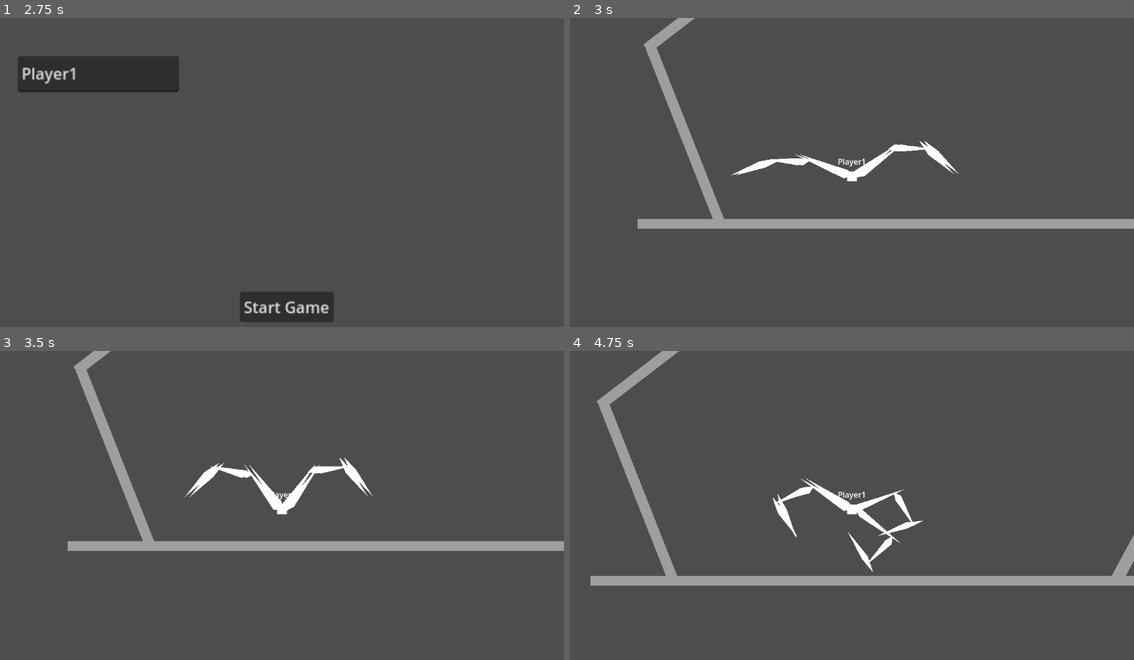
Above: before the commit, frames 1-4 (two rows, left to right).
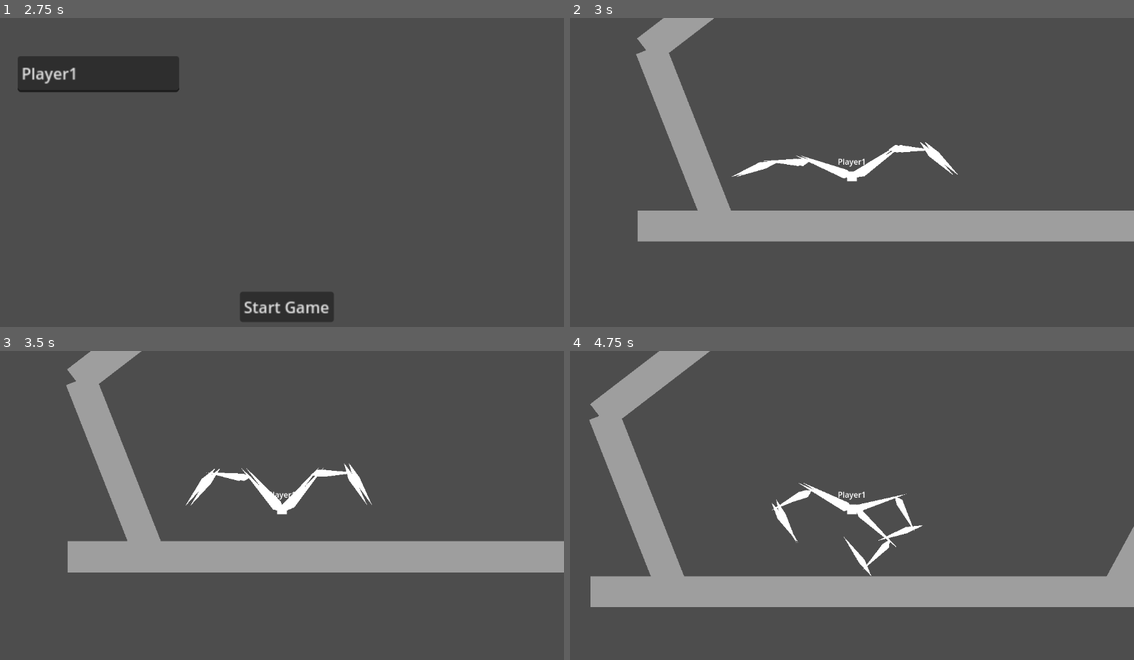
Above: after the commit, the same moments.

Repository: jalbr03/Immured
Game: Godot game, scene res://game.tscn
Two runs of this game, one before a commit and one after it. Both use one fixed random seed, a clock stepped at 60 frames per second and the inputs below.
Inputs (mouse positions are in pixels of both pictures, inside the frame that each line leads up to):
- Up to frame 1 (2.75 s): click (282, 187) at 0.52 s; type "12" at 0.6 s; click "Copy OID" at 1.25 s; click "Host" at 2 s
- Up to frame 2 (3 s): click "Start Game" at 2.75 s
- Up to frame 3 (3.5 s): no input
- Up to frame 4 (4.75 s): hold D (Right) 3.53-4.28 s; tap Space (Jump) at 3.77, 4.52 s; hold A (Left) from 4.28 s (still down)

Frame 1 is identical in both runs. In frame 2, 9.2% of the frame differs, in the area x 11-100%, y 0-73%; in frame 3, 9.8%; in frame 4, 12%, in the area x 3-100%, y 0-83%.

Commit message:
slight changes

Diff:
--- a/Levels/Level1.tscn
+++ b/Levels/Level1.tscn
@@ -12,7 +12,7 @@
 
 [node name="StaticBody2D" type="StaticBody2D" parent="."]
 position = Vector2(550, 633)
-scale = Vector2(66.605, 1)
+scale = Vector2(66.605, 3.155)
 
 [node name="ColorRect" type="ColorRect" parent="StaticBody2D"]
 offset_left = -10.0
@@ -28,7 +28,7 @@
 [node name="StaticBody2D2" type="StaticBody2D" parent="."]
 position = Vector2(-18, 452)
 rotation = 1.19549
-scale = Vector2(19.5323, 1.06331)
+scale = Vector2(19.5323, 3.155)
 
 [node name="ColorRect" type="ColorRect" parent="StaticBody2D2"]
 offset_left = -10.0
@@ -44,7 +44,7 @@
 [node name="StaticBody2D5" type="StaticBody2D" parent="."]
 position = Vector2(1053, 456)
 rotation = 2.06722
-scale = Vector2(19.5091, 1.26961)
+scale = Vector2(19.5091, 3.155)
 
 [node name="ColorRect" type="ColorRect" parent="StaticBody2D5"]
 offset_left = -10.0
@@ -60,7 +60,7 @@
 [node name="StaticBody2D3" type="StaticBody2D" parent="."]
 position = Vector2(58, 155)
 rotation = 2.48607
-scale = Vector2(19.5323, 1.06331)
+scale = Vector2(19.5323, 3.155)
 
 [node name="ColorRect" type="ColorRect" parent="StaticBody2D3"]
 offset_left = -10.0
@@ -76,7 +76,7 @@
 [node name="StaticBody2D4" type="StaticBody2D" parent="."]
 position = Vector2(396, 25)
 rotation = 3.0664
-scale = Vector2(19.5323, 1.06331)
+scale = Vector2(19.5323, 3.155)
 
 [node name="ColorRect" type="ColorRect" parent="StaticBody2D4"]
 offset_left = -10.0
Not shown, changed: export_presets.cfg
